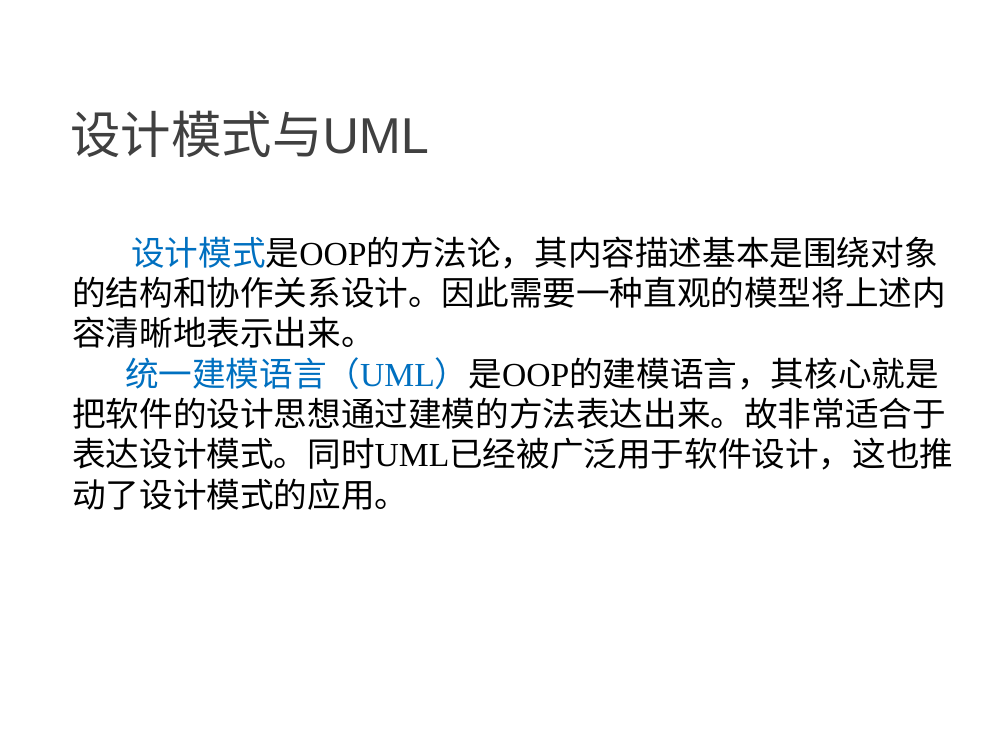
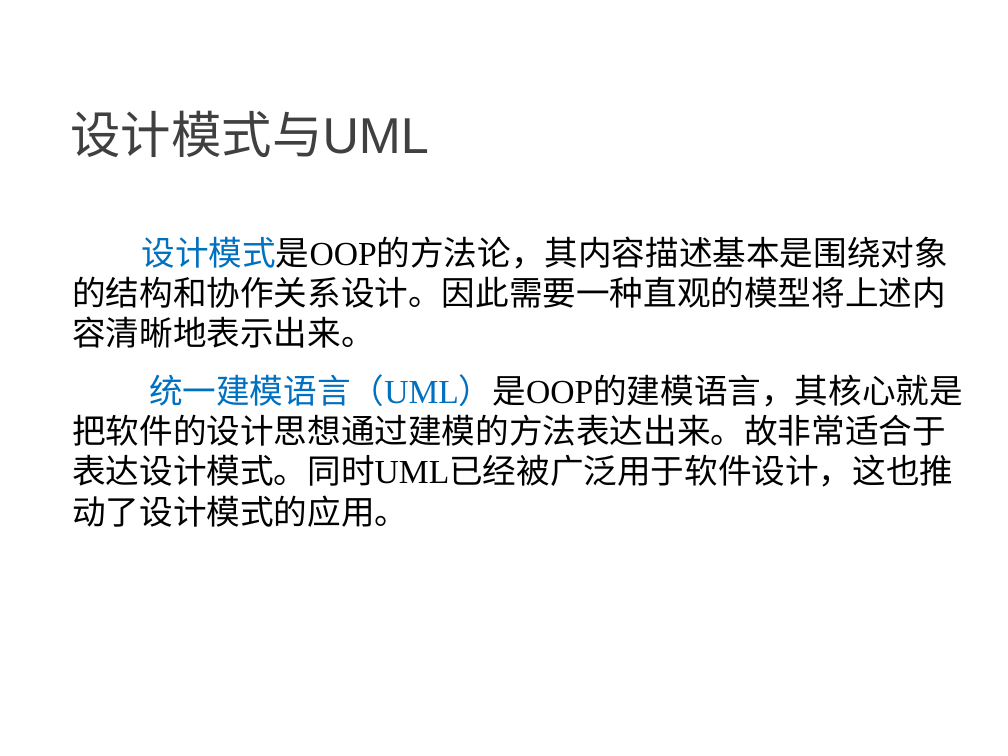
Before and after one commit to NewGr8Player/My-PPT, a slide deck: slide 5 of Design pattern/23种设计模式详解.pptx. Drawn at 1008x756 pixels with LibreOffice and Linux fonts; fonts in the diff are those of the drawing. Boxes give left, top, right and bottom in pixels: in the first picture for what was removed or moved away, otherwise in the second. Text is boxed around its words. In the diff, an @@ line names an element or a change of style, - is before the commit and + after.

```diff
--- a/Design pattern/23种设计模式详解.pptx
+++ b/Design pattern/23种设计模式详解.pptx
@@ text "设计模式是OOP的方法论，其内容描述基本是围绕对象的结构和协作关系设计。因此需要一种直观的模型将上述内容清晰地表示出来。" at (72,236,963,527): indent changed; more space between paragraphs @@
```
Also in this commit, not shown: 27 other slides changed.
